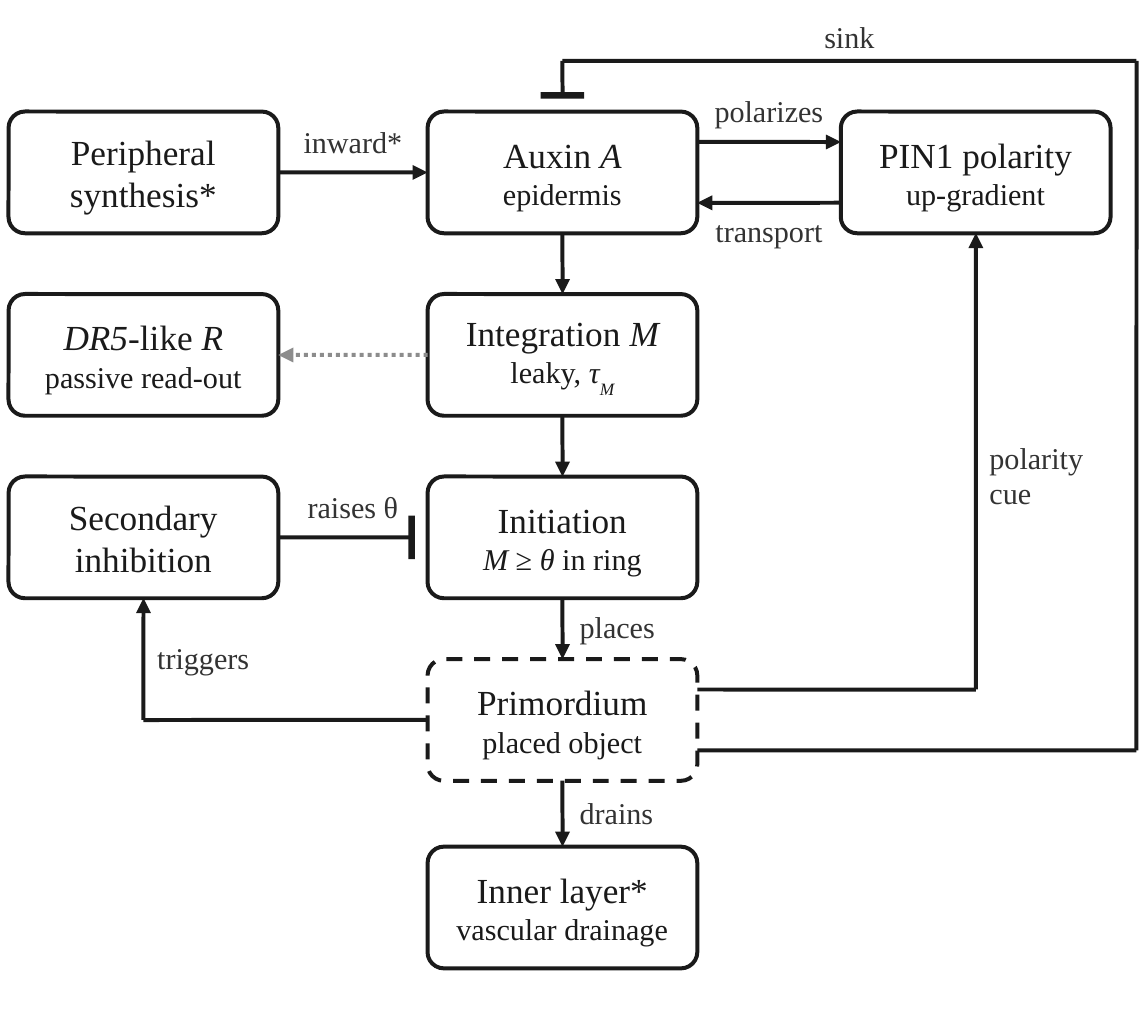
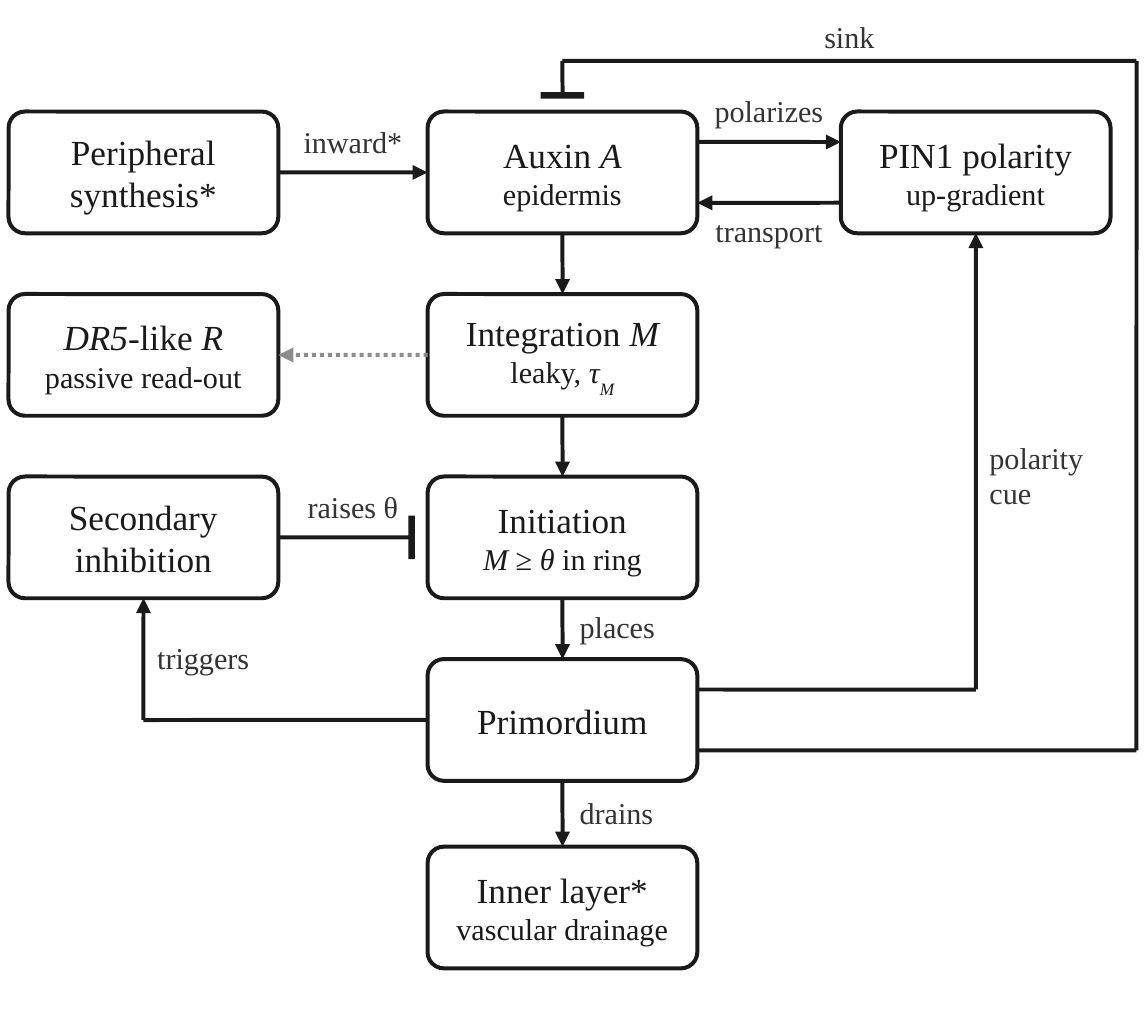
Before and after one commit to Aria0516/model, a slide deck: slide 1 of figures/prior_work/ppt/fig1-2B_loop_en.pptx. Drawn at 1148x1014 pixels with LibreOffice and Linux fonts; fonts in the diff are those of the drawing. Boxes give left, top, right and bottom in pixels: in the first picture for what was removed or moved away, otherwise in the second. Text is boxed around its words. In the diff, an @@ line names an element or a change of style, - is before the commit and + after.

```diff
--- a/figures/prior_work/ppt/fig1-2B_loop_en.pptx
+++ b/figures/prior_work/ppt/fig1-2B_loop_en.pptx
@@ rounded rectangle "Primordium" at (x1=427, y1=659, x2=697, y2=780): outline #1A1A1A 1.6 pt dashed to #1A1A1A 1.6 pt @@
@@ text in rounded rectangle at (x1=482, y1=732, x2=642, y2=758): paragraph removed @@
-placed object
```
Also in this commit, not shown: 15 other files.
